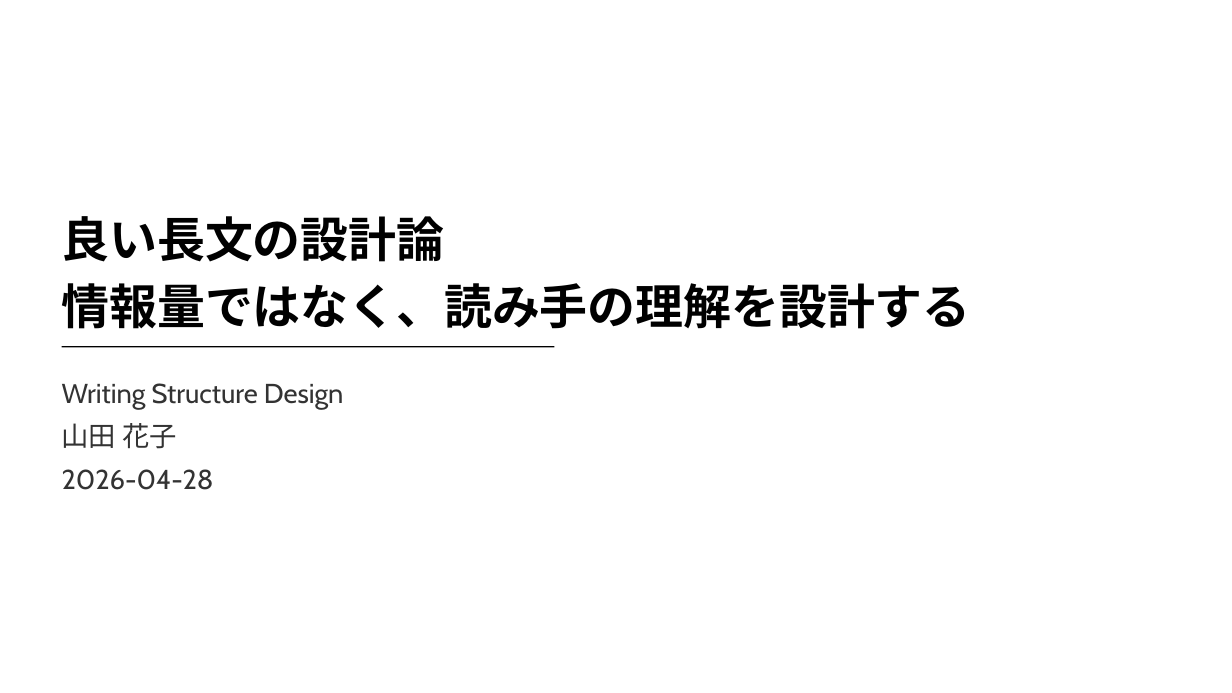
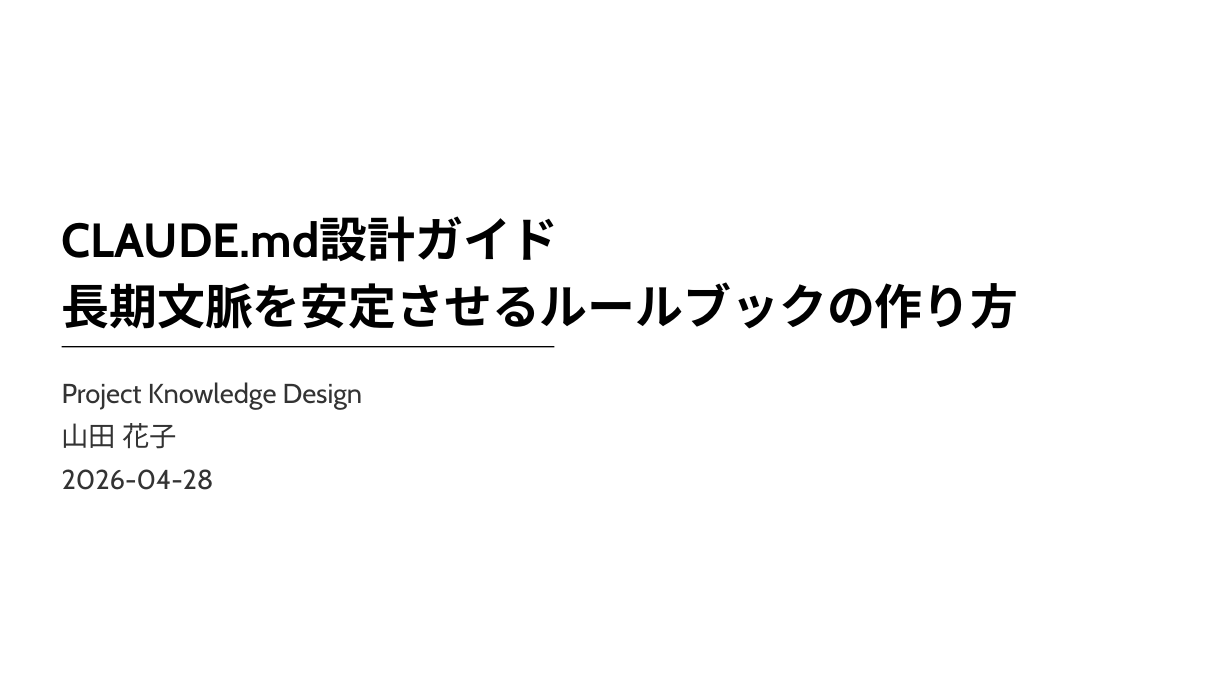
Before and after one commit to takuya109048/html2pptx, a slide deck: slide 1 of sample_source_deck.pptx. Drawn at 1232x693 pixels with LibreOffice and Linux fonts; fonts in the diff are those of the drawing; background and template pictures are left out. Boxes give left, top, right and bottom in pixels: in the first picture for what was removed or moved away, otherwise in the second. Text is boxed around its words. In the diff, an @@ line names an element or a change of style, - is before the commit and + after.

```diff
--- a/sample_source_deck.pptx
+++ b/sample_source_deck.pptx
@@ text at (62,216,1019,329): text changed @@
-良い長文の設計論
-情報量ではなく、読み手の理解を設計する
+CLAUDE.md設計ガイド
+長期文脈を安定させるルールブックの作り方
@@ text at (62,382,363,409): text changed @@
-Writing Structure Design
+Project Knowledge Design
```
Also in this commit, not shown: 6 other slides changed, 3 slides added, 3 slides removed, 5 other files.
